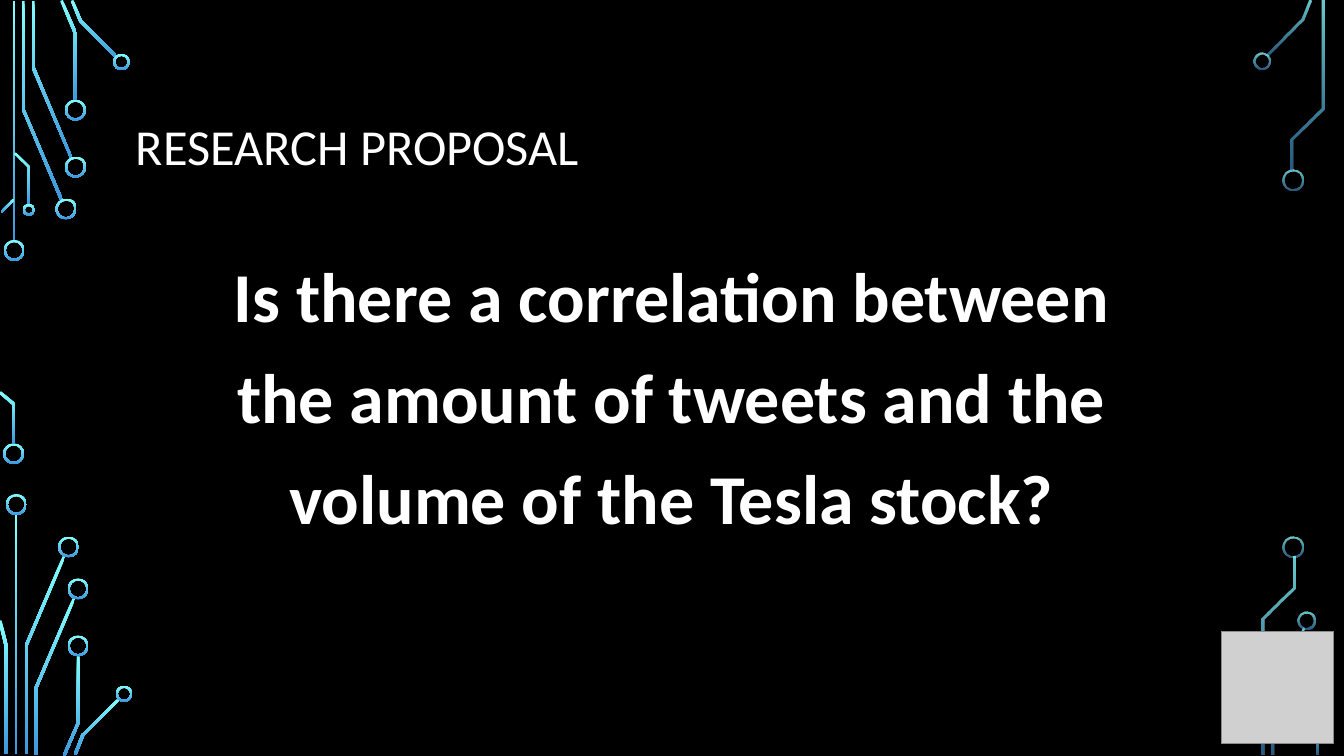
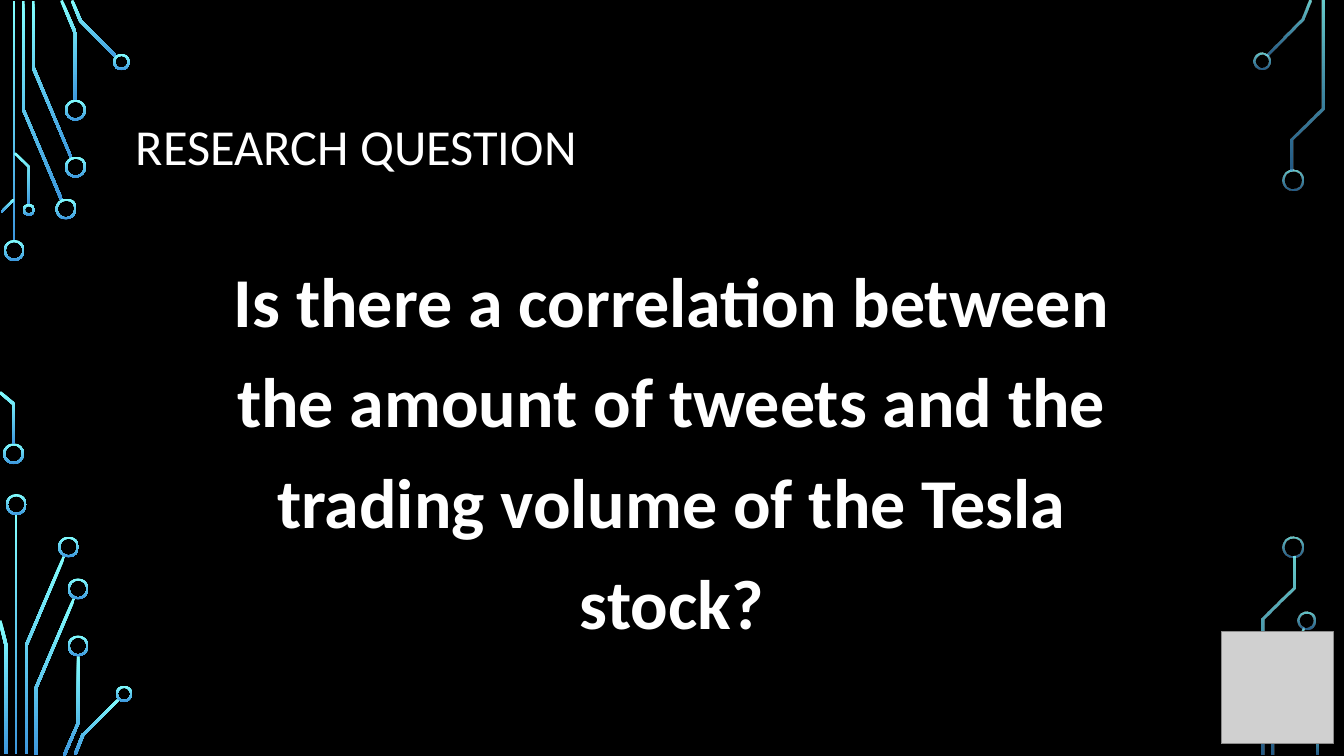
Before and after one commit to shangeri/Software-Engineering-7-610-1.00, a slide deck: slide 2 of Presention_by_Cédric.pptx. Drawn at 1344x756 pixels with LibreOffice and Linux fonts; fonts in the diff are those of the drawing; grey boxes stand for pictures; background and template pictures are left out. Boxes give left, top, right and bottom in pixels: in the first picture for what was removed or moved away, otherwise in the second. Text is boxed around its words. In the diff, an @@ line names an element or a change of style, - is before the commit and + after.

Commit message:
slides

```diff
--- a/Presention_by_Cédric.pptx
+++ b/Presention_by_Cédric.pptx
@@ title at [136, 132, 576, 172]: text changed @@
-RESEARCH PROPOSAL
+RESEARCH QUESTION
@@ text at [234, 277, 1109, 630]: text changed @@
-Is there a correlation between the amount of tweets and the volume of the Tesla stock?
+Is there a correlation between the amount of tweets and the trading volume of the Tesla stock?
```
Also in this commit, not shown: 5 other slides changed, 2 slides added.
